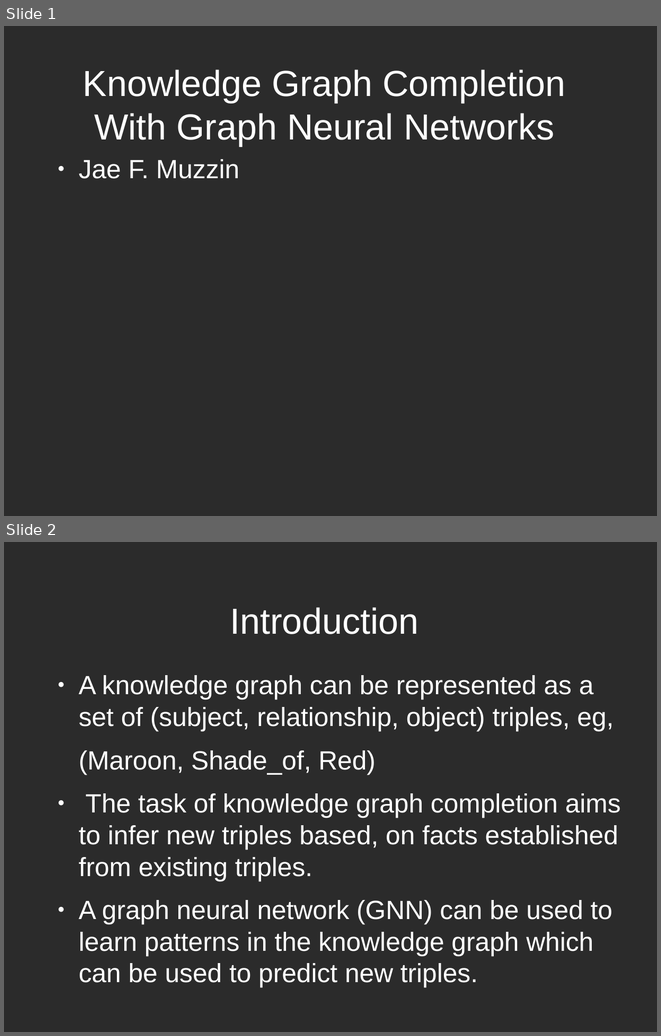
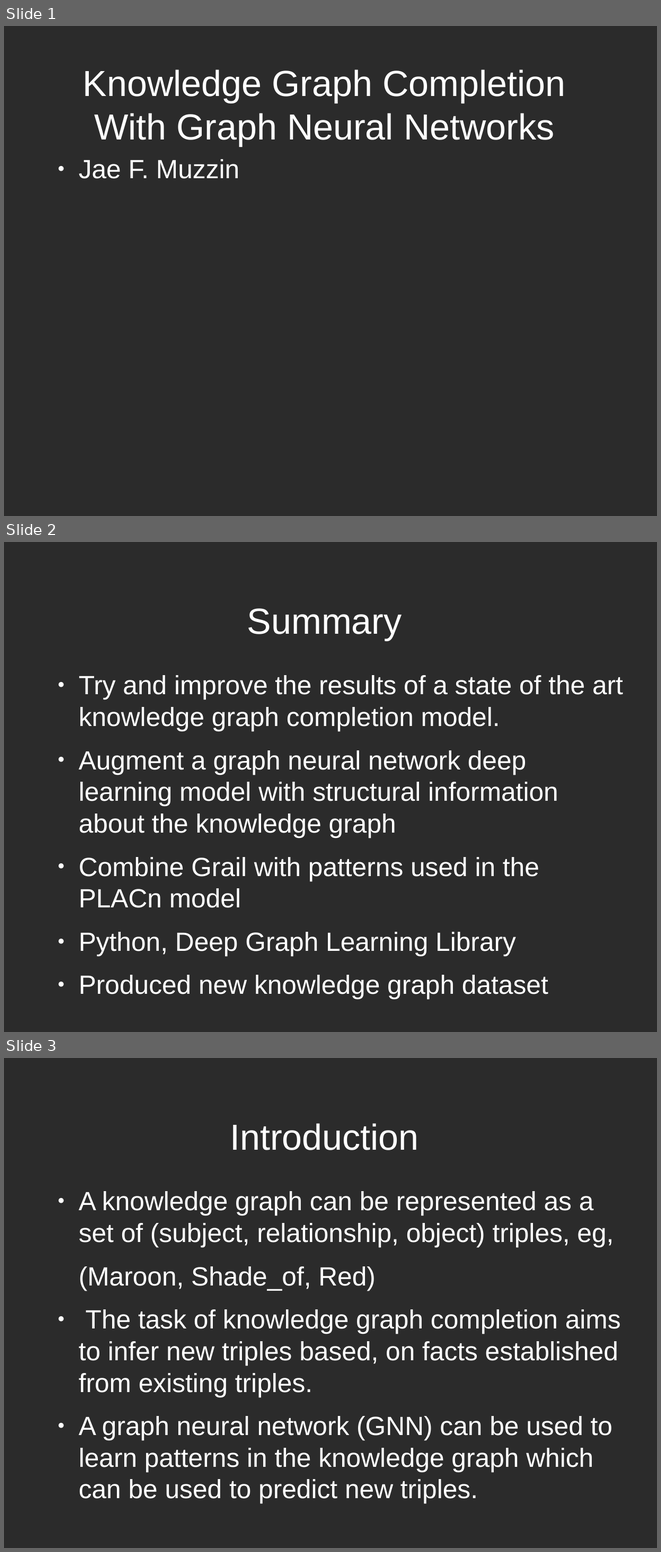
Before and after one commit to jaemuzzin/plagnn, a slide deck: presentation final.odp. Shown one above the other, each under a label of ours: slides 1 and 2 before the commit, slides 1, 2 and 3 after it. The pictures are 661x1036 and 661x1552 pixels, drawn with LibreOffice and Linux fonts; fonts in the diff are those of the drawing; background and template pictures are left out; a plain dark background stands for a picture behind light text. Boxes give left, top, right and bottom in pixels: in the first picture for what was removed or moved away, otherwise in the second. Text is boxed around its words. In the diff, an @@ line names an element or a change of style, - is before the commit and + after.

```diff
--- a/presentation final.odp
+++ b/presentation final.odp
@@ slide 2 added at (4,542,657,1032), background picture (left out) @@
@@ title added at (247,608,402,641), 44 pt, text #FFFFFF @@
+Summary
@@ text added at (79,675,623,999), 32 pt, text #FFFFFF @@
+● Try and improve the results of a state of the art knowledge graph completion model.
+● Augment a graph neural network deep learning model with structural information about the knowledge graph
+● Combine Grail with patterns used in the PLACn model
+● Python, Deep Graph Learning Library
+● Produced new knowledge graph dataset
@@ what was slide 2 is now slide 3 @@
```
Also in this commit, not shown: 1 slide changed, 5 other slides added, 1 slide removed, 1 other file.
